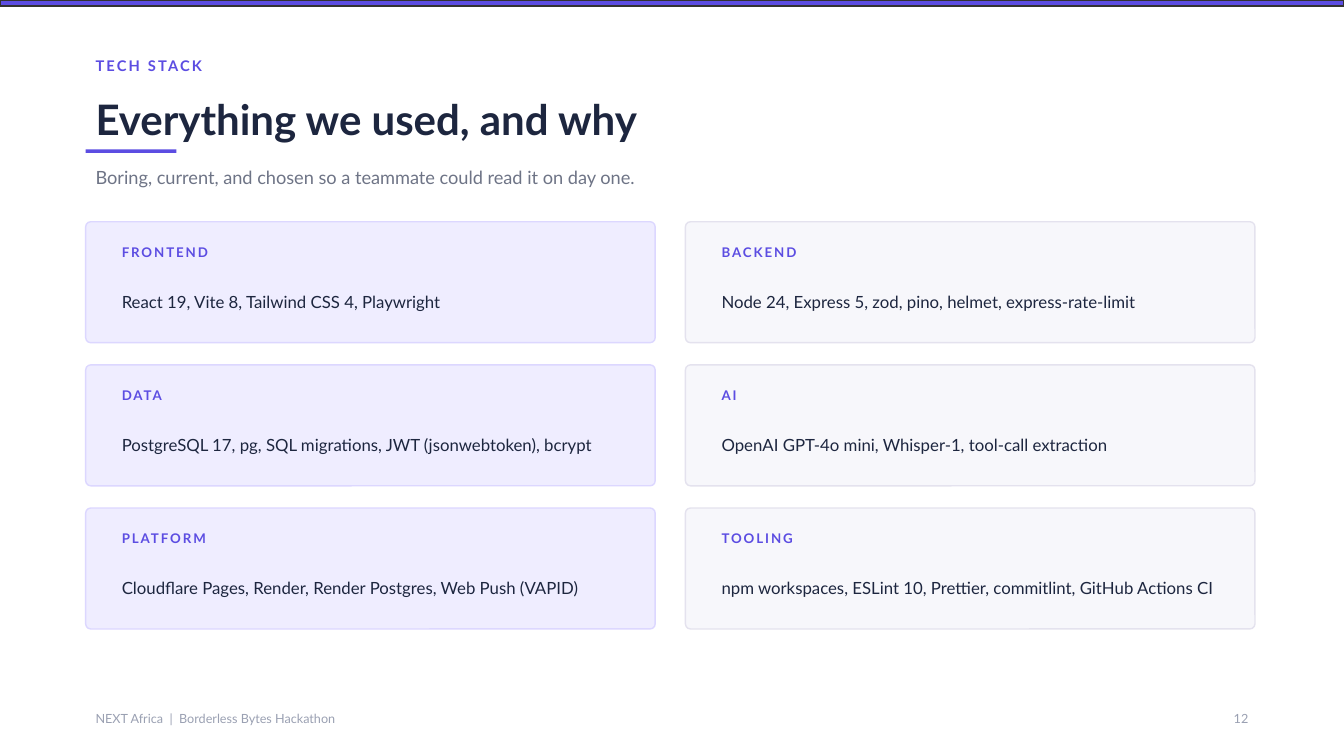
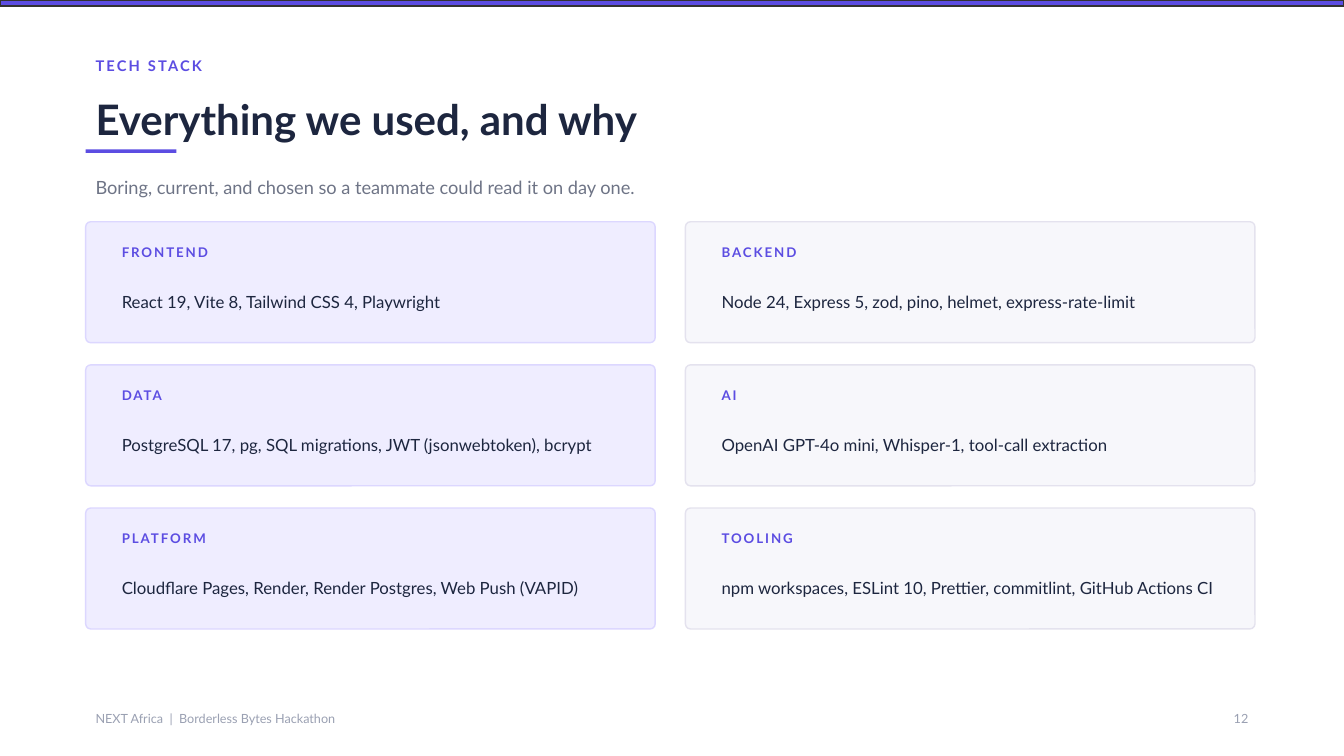
Before and after one commit to opeblow/next-africa, a slide deck: slide 12 of docs/NEXT-Africa-Deck.pptx. Drawn at 1344x756 pixels with LibreOffice and Linux fonts; fonts in the diff are those of the drawing. Boxes give left, top, right and bottom in pixels: in the first picture for what was removed or moved away, otherwise in the second. Text is boxed around its words. In the diff, an @@ line names an element or a change of style, - is before the commit and + after.

Commit message:
docs: fix text clipping in deck card and subtitle boxes

```diff
--- a/docs/NEXT-Africa-Deck.pptx
+++ b/docs/NEXT-Africa-Deck.pptx
@@ text "Boring, current, and chosen so ...": place and size @@
-text "Boring, current, and chosen so ..." at (96,170,634,188)
+text "Boring, current, and chosen so ..." at (96,180,634,198)
```
Also in this commit, not shown: 11 other slides changed, 1 other file.
